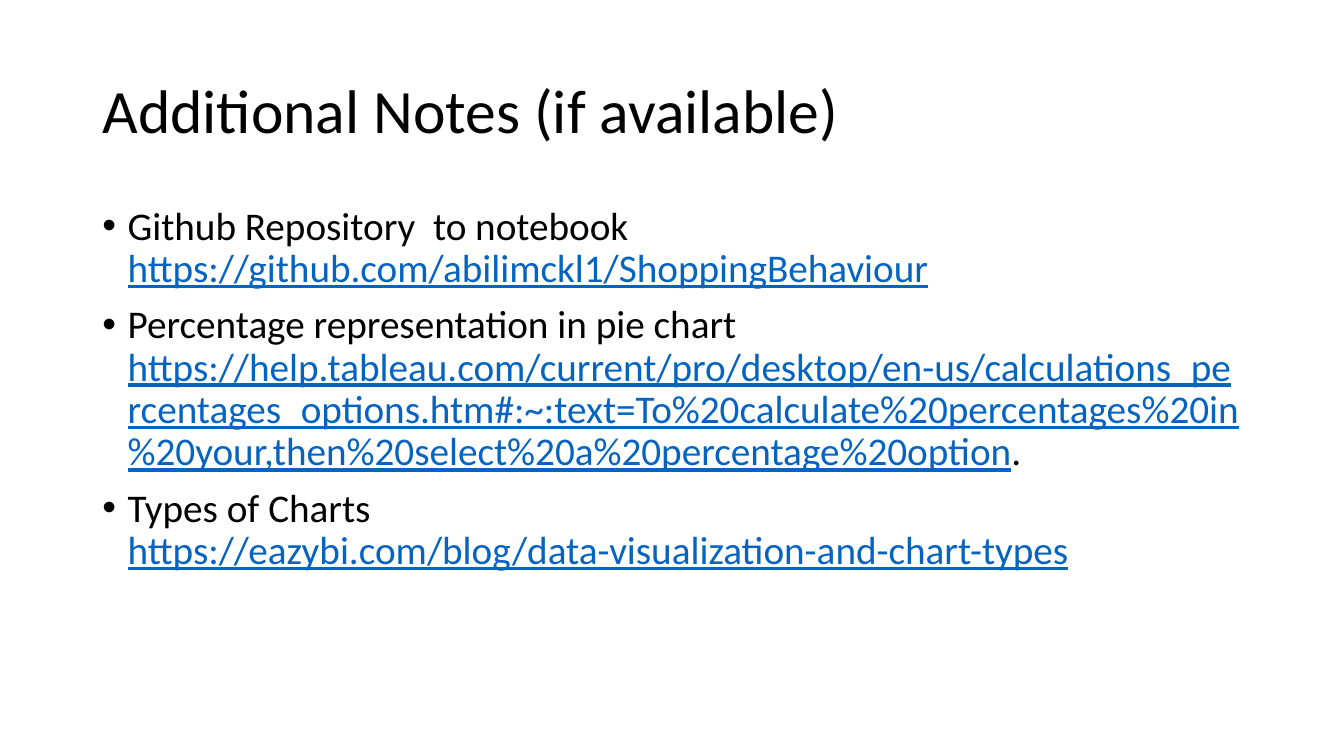
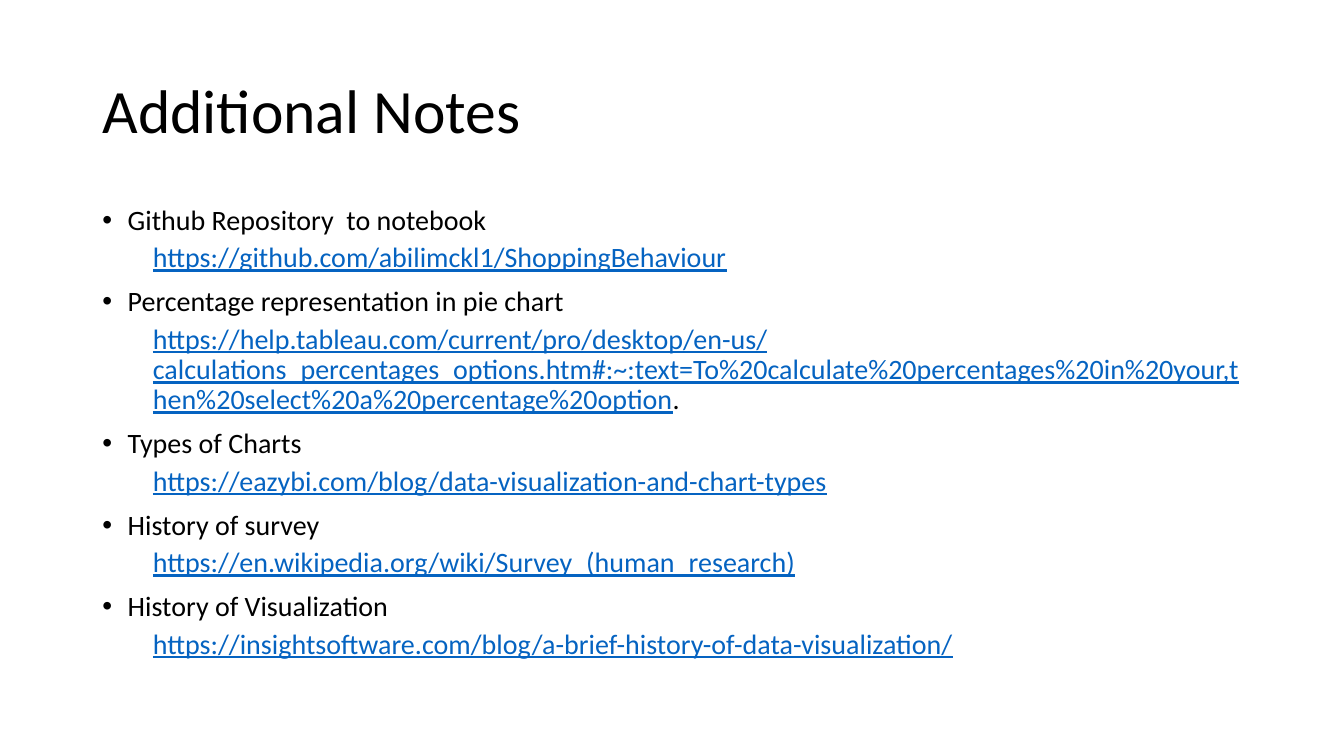
Before and after one commit to abilimckl1/ShoppingBehaviour, a slide deck: slide 41 of Template-for-Assignment1.pptx. Drawn at 1344x756 pixels with LibreOffice and Linux fonts; fonts in the diff are those of the drawing. Boxes give left, top, right and bottom in pixels: in the first picture for what was removed or moved away, otherwise in the second. Text is boxed around its words. In the diff, an @@ line names an element or a change of style, - is before the commit and + after.

```diff
--- a/Template-for-Assignment1.pptx
+++ b/Template-for-Assignment1.pptx
@@ title at (x1=102, y1=90, x2=520, y2=134): text changed @@
-Additional Notes (if available)
+Additional Notes
@@ text at (x1=128, y1=210, x2=1239, y2=659): text changed; size 28 to 20 pt @@
-• Github Repository to notebook https://github.com/abilimckl1/ShoppingBehaviour
-• Percentage representation in pie chart https://help.tableau.com/current/pro/desktop/en-us/calculations_percentages_options.htm#:~:text=To%20calculate%20percentages%20in%20your,then%20select%20a%20percentage%20option.
-• Types of Charts https://eazybi.com/blog/data-visualization-and-chart-types
+• Github Repository to notebook
+  https://github.com/abilimckl1/ShoppingBehaviour
+• Percentage representation in pie chart
+  https://help.tableau.com/current/pro/desktop/en-us/calculations_percentages_options.htm#:~:text=To%20calculate%20percentages%20in%20your,then%20select%20a%20percentage%20option.
+• Types of Charts
+  https://eazybi.com/blog/data-visualization-and-chart-types
+• History of survey
+  https://en.wikipedia.org/wiki/Survey_(human_research)
+• History of Visualization
+  https://insightsoftware.com/blog/a-brief-history-of-data-visualization/
```
Also in this commit, not shown: 3 other files.
